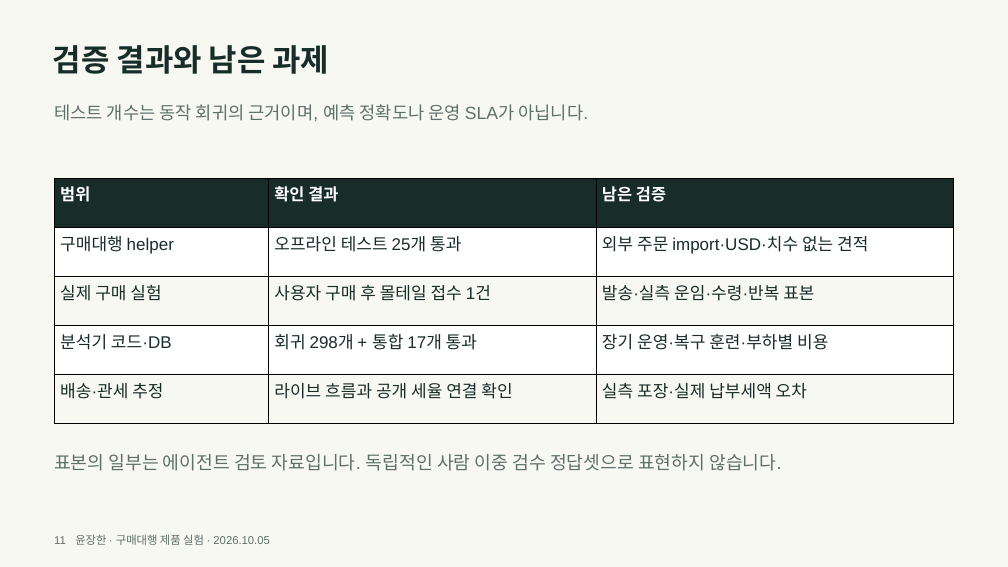
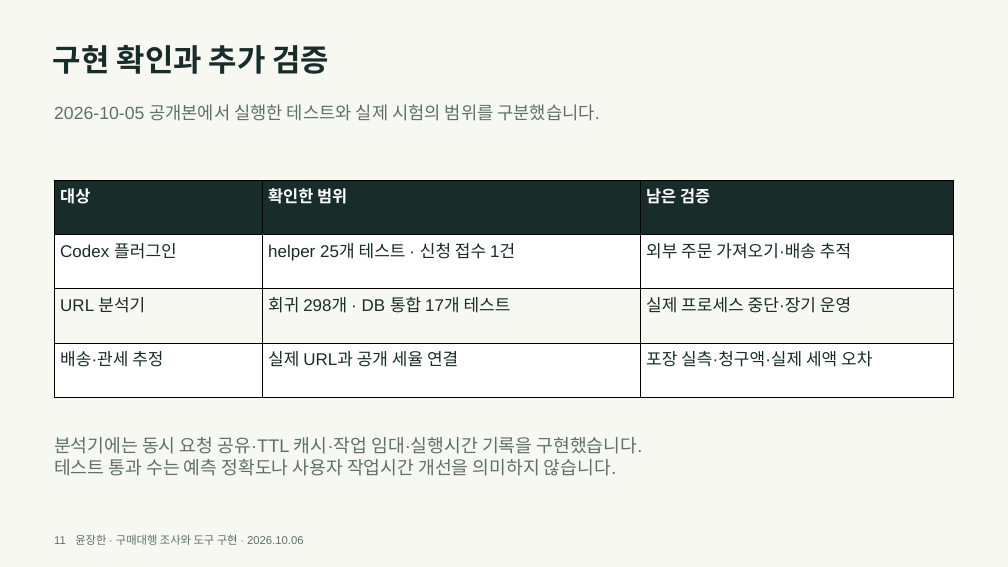
Before and after one commit to y00nZZang/crossborder-purchase-agent, a slide deck: slide 11 of portfolio/crossborder-portfolio.pptx. Drawn at 1008x567 pixels with LibreOffice and Linux fonts; fonts in the diff are those of the drawing. Boxes give left, top, right and bottom in pixels: in the first picture for what was removed or moved away, otherwise in the second. Text is boxed around its words. In the diff, an @@ line names an element or a change of style, - is before the commit and + after.

```diff
--- a/portfolio/crossborder-portfolio.pptx
+++ b/portfolio/crossborder-portfolio.pptx
@@ text at bbox=[53, 45, 330, 74]: text changed @@
-검증 결과와 남은 과제
+구현 확인과 추가 검증
@@ text at bbox=[54, 104, 600, 121]: text changed @@
-테스트 개수는 동작 회귀의 근거이며, 예측 정확도나 운영 SLA가 아닙니다.
+2026-10-05 공개본에서 실행한 테스트와 실제 시험의 범위를 구분했습니다.
@@ table at bbox=[54, 180, 954, 397] @@
-row 1: 범위 | 확인 결과 | 남은 검증
-row 2: 구매대행 helper | 오프라인 테스트 25개 통과 | 외부 주문 import·USD·치수 없는 견적
-row 3: 실제 구매 실험 | 사용자 구매 후 몰테일 접수 1건 | 발송·실측 운임·수령·반복 표본
-row 4: 분석기 코드·DB | 회귀 298개 + 통합 17개 통과 | 장기 운영·복구 훈련·부하별 비용
-row 5: 배송·관세 추정 | 라이브 흐름과 공개 세율 연결 확인 | 실측 포장·실제 납부세액 오차
+row 1: 대상 | 확인한 범위 | 남은 검증
+row 2: Codex 플러그인 | helper 25개 테스트 · 신청 접수 1건 | 외부 주문 가져오기·배송 추적
+row 3: URL 분석기 | 회귀 298개 · DB 통합 17개 테스트 | 실제 프로세스 중단·장기 운영
+row 4: 배송·관세 추정 | 실제 URL과 공개 세율 연결 | 포장 실측·청구액·실제 세액 오차
@@ text at bbox=[54, 437, 643, 476]: text changed @@
-표본의 일부는 에이전트 검토 자료입니다. 독립적인 사람 이중 검수 정답셋으로 표현하지 않습니다.
+분석기에는 동시 요청 공유·TTL 캐시·작업 임대·실행시간 기록을 구현했습니다.
+테스트 통과 수는 예측 정확도나 사용자 작업시간 개선을 의미하지 않습니다.
@@ text at bbox=[54, 534, 303, 545]: text changed @@
-11 윤장한 · 구매대행 제품 실험 · 2026.10.05
+11 윤장한 · 구매대행 조사와 도구 구현 · 2026.10.06
```
Also in this commit, not shown: 8 other slides changed, 3 slides added, 4 slides removed, 3 other files.
